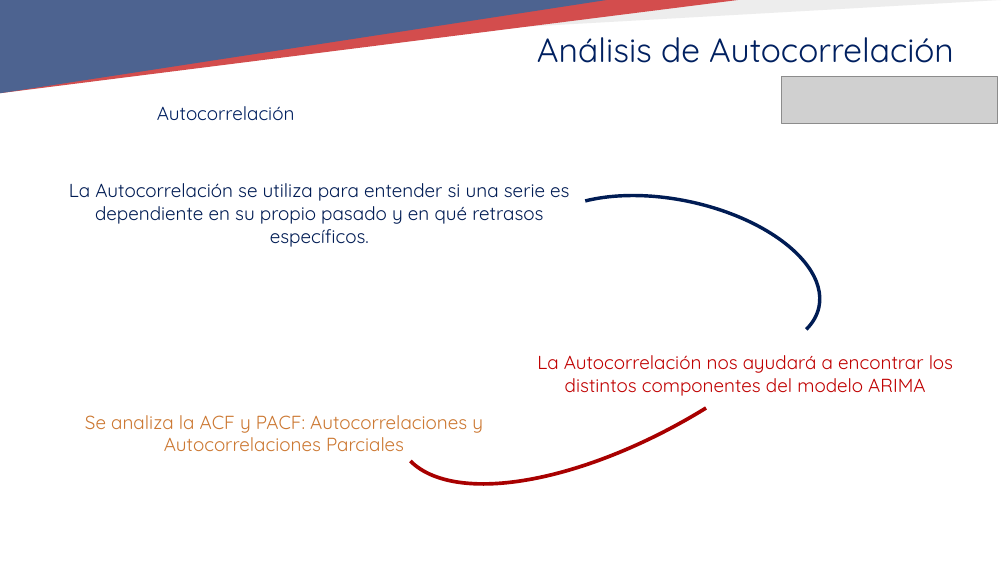
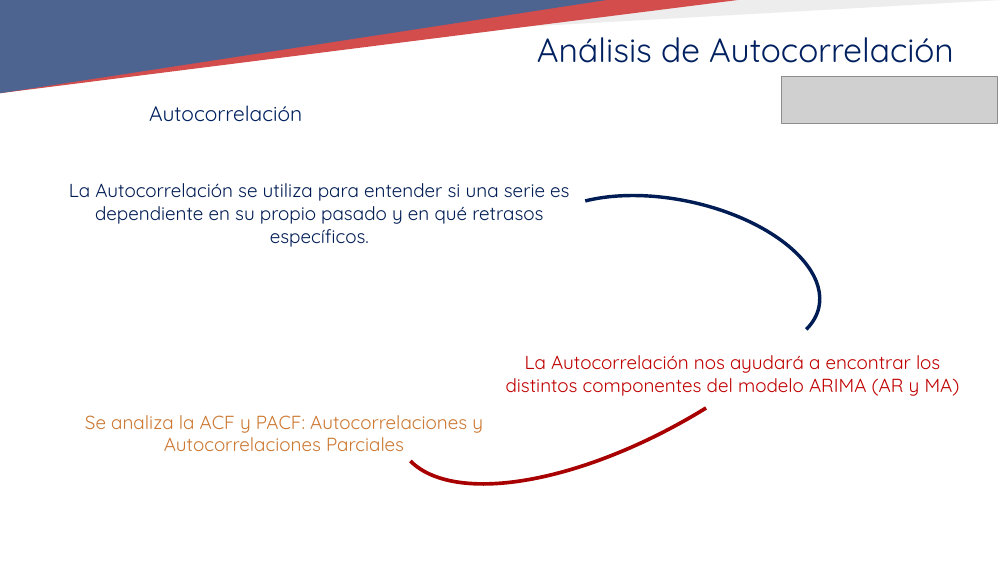
Before and after one commit to TeresaLS/timeseries_lab, a slide deck: slide 6 of 03_BASIC_MODELLING/03_BASIC_MODELLING.pptx. Drawn at 1008x567 pixels with LibreOffice and Linux fonts; fonts in the diff are those of the drawing; grey boxes stand for pictures; background and template pictures are left out. Boxes give left, top, right and bottom in pixels: in the first picture for what was removed or moved away, otherwise in the second. Text is boxed around its words. In the diff, an @@ line names an element or a change of style, - is before the commit and + after.

```diff
--- a/03_BASIC_MODELLING/03_BASIC_MODELLING.pptx
+++ b/03_BASIC_MODELLING/03_BASIC_MODELLING.pptx
@@ text "Autocorrelación" at (149,105,302,122): size 18 to 20 pt @@
@@ text at (506,355,960,396): text changed @@
-La Autocorrelación nos ayudará a encontrar los distintos componentes del modelo ARIMA
+La Autocorrelación nos ayudará a encontrar los distintos componentes del modelo ARIMA (AR y MA)
```
Also in this commit, not shown: 2 other slides changed, 1 slide added, 37 other files.
